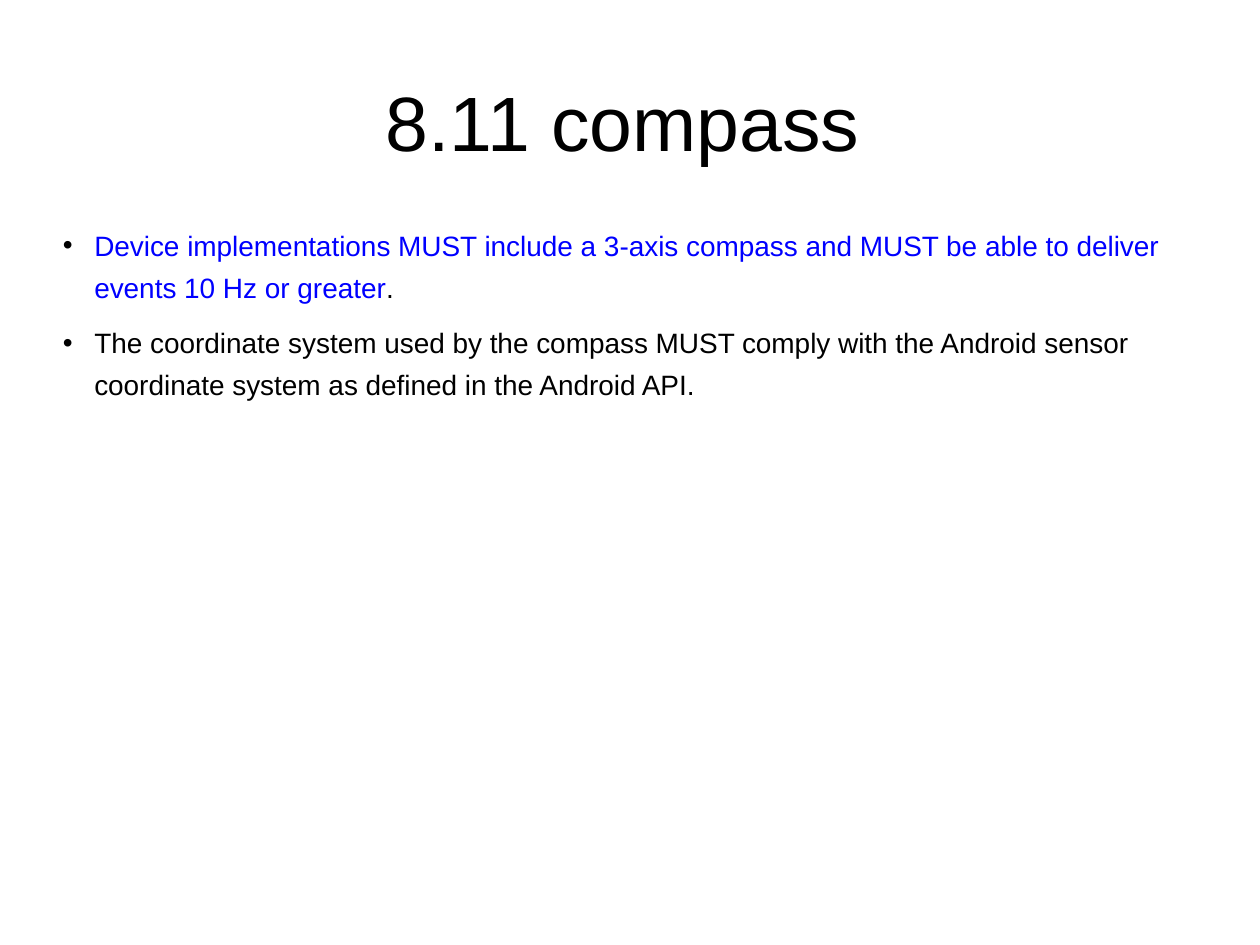
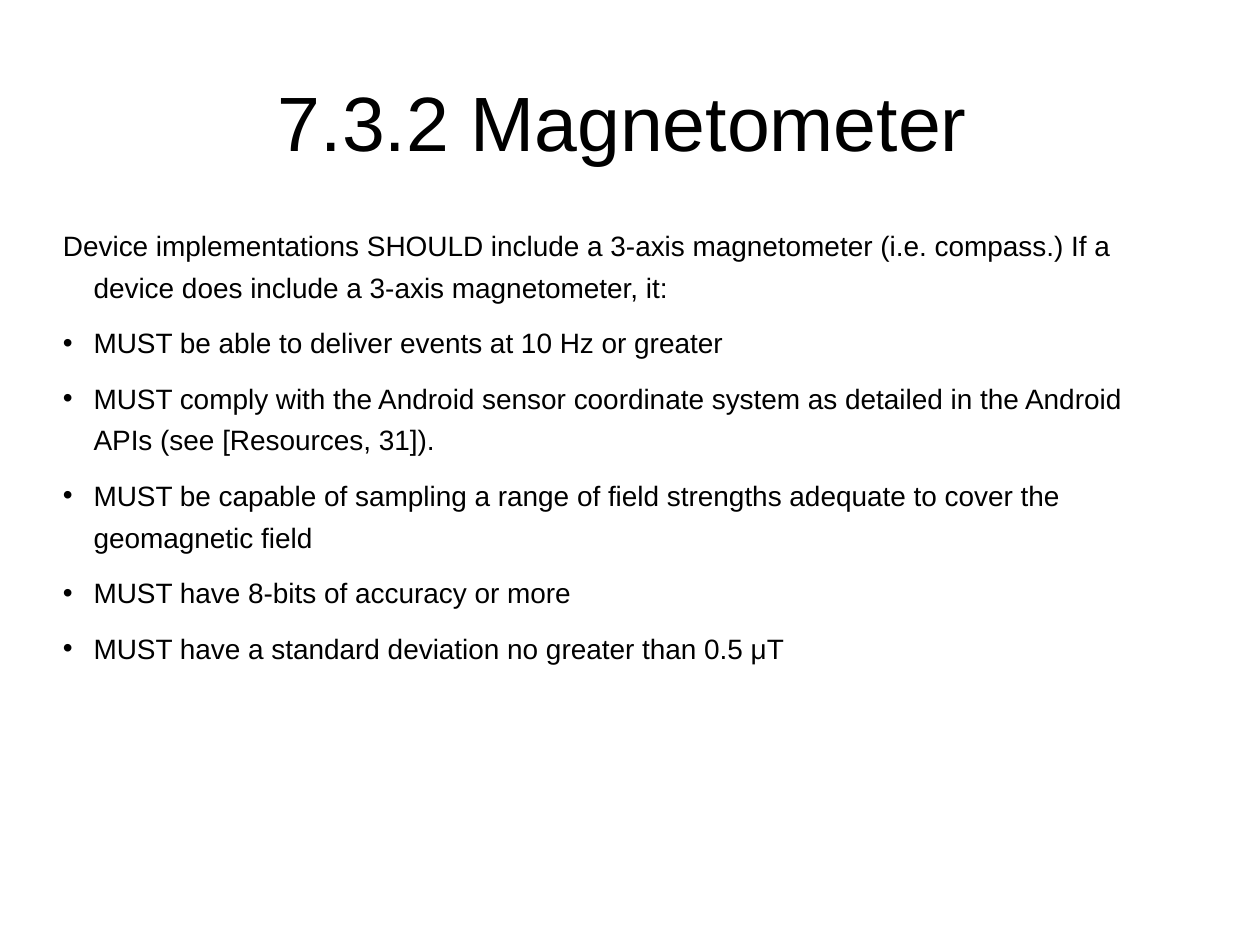
Before and after one commit to widerules/system-information, a slide deck: slide 36 of cts/CDD-digest.ppt (slide 33 before the commit). Drawn at 1260x945 pixels with LibreOffice and Linux fonts; fonts in the diff are those of the drawing; background and template pictures are left out. Boxes give left, top, right and bottom in pixels: in the first picture for what was removed or moved away, otherwise in the second. Text is boxed around its words. In the diff, an @@ line names an element or a change of style, - is before the commit and + after.

```diff
--- a/cts/CDD-digest.ppt
+++ b/cts/CDD-digest.ppt
@@ title at (x1=278, y1=97, x2=966, y2=165): text changed @@
-8.11 compass
+7.3.2 Magnetometer
@@ text at (x1=63, y1=235, x2=1121, y2=664): text changed @@
-• Device implementations MUST include a 3-axis compass and MUST be able to deliver events 10 Hz or greater.
-• The coordinate system used by the compass MUST comply with the Android sensor coordinate system as defined in the Android API.
+Device implementations SHOULD include a 3-axis magnetometer (i.e. compass.) If a device does include a 3-axis magnetometer, it:
+• MUST be able to deliver events at 10 Hz or greater
+• MUST comply with the Android sensor coordinate system as detailed in the Android APIs (see [Resources, 31]).
+• MUST be capable of sampling a range of field strengths adequate to cover the geomagnetic field
+• MUST have 8-bits of accuracy or more
+• MUST have a standard deviation no greater than 0.5 μT
```
Also in this commit, not shown: 36 other slides changed, 24 slides added, 5 slides removed, 1 other file.
